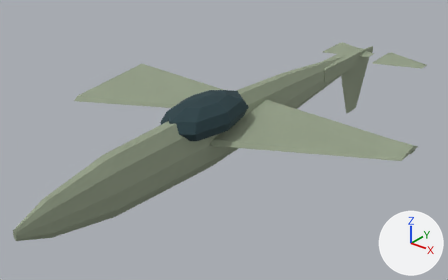
Two versions of the glTF model game/assets/units/f16v.glb, one commit apart.
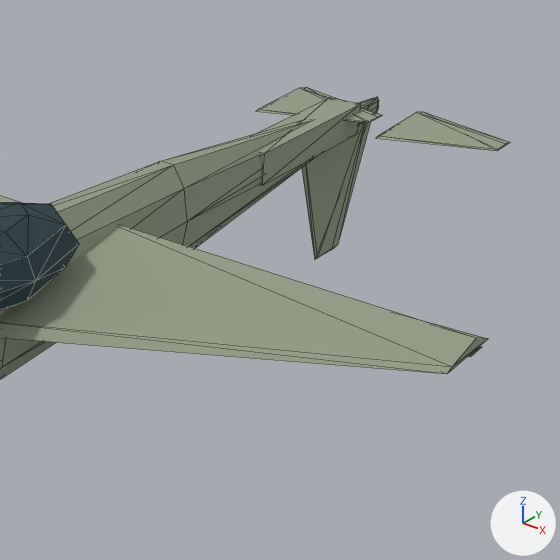
Each version appears first whole from a 50 mm camera at (9.39, -12.8, 8.63) aimed at (-0.44, -0.52, 1.02), and next in a close-up on the part from 48% to 100% of the width and 2% to 85% of the height. Every picture has the same lights, and +X, +Y and +Z are marked at lower right. The first two pictures are the older version. The close-ups show mesh edges as thin lines. Where no turn or scale is listed for an object, it has been applied to the vertices.

Before the edit, the objects in view are built like this:
```python
me_elevator_l = bpy.data.meshes.new('Elevator_L')
me_elevator_l.from_pydata(...)  # 8 vertices, 12 faces; spans x 0.0..1.51, y -0.75..0.75, z 0.0..0.05
me_elevator_l.materials.append(mat_camo)  # grey #939e86
me_elevator_r = bpy.data.meshes.new('Elevator_R')
me_elevator_r.from_pydata(...)  # 8 vertices, 12 faces; spans x 0.0..1.51, y -0.75..0.75, z 0.0..0.05
me_elevator_r.materials.append(mat_camo)  # grey #939e86
me_rudder = bpy.data.meshes.new('Rudder')
me_rudder.from_pydata(...)  # 8 vertices, 12 faces; spans x 0.0..0.05, y -1.2..1.2, z -2.1..0.0
me_rudder.materials.append(mat_camo)  # grey #939e86
me_wing_r = bpy.data.meshes.new('Wing_R')
me_wing_r.from_pydata(...)  # 8 vertices, 12 faces; spans x 0.0..4.54, y -1.65..1.7, z 0.0..0.4
me_wing_r.materials.append(mat_camo)  # grey #939e86
ob_elevator_l = bpy.data.objects.new('Elevator_L', me_elevator_l)
ob_elevator_l.location = (-0.94, 6.31, 1.95)
ob_elevator_r = bpy.data.objects.new('Elevator_R', me_elevator_r)
ob_elevator_r.location = (0.94, 6.31, 1.95)
ob_rudder = bpy.data.objects.new('Rudder', me_rudder)
ob_rudder.location = (0.0, 6.31, 1.85)
ob_wing_r = bpy.data.objects.new('Wing_R', me_wing_r)
ob_wing_r.location = (0.0, -0.75, 1.75)
# also in view: 'Cockpit' at (0.0, -1.8, 2.35); 'TailBoom' at (0.0, 5.11, 1.85); 'Fuselage' at (0.0, 0.0, 1.75)
```
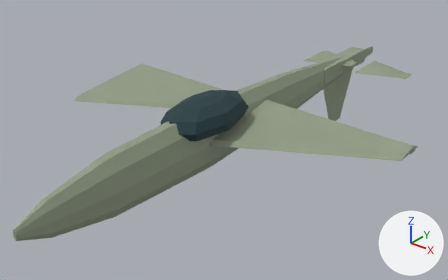
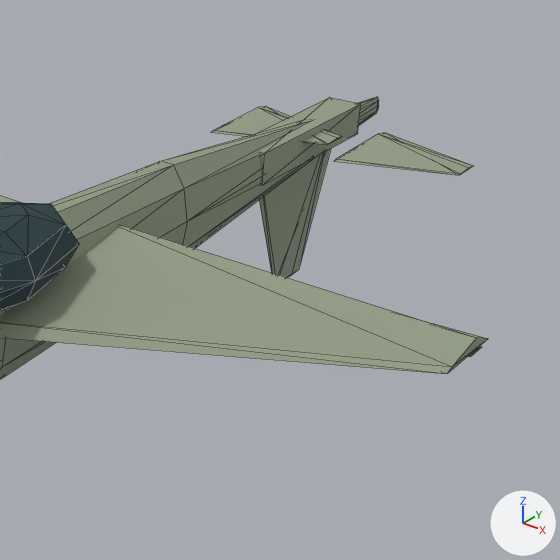
The edits, one by one:
Object 'Elevator_L' (ob_elevator_l) moves from (-0.94, 6.31, 1.95) to (-0.94, 5.11, 1.95).
Object 'Elevator_R' (ob_elevator_r) moves from (0.94, 6.31, 1.95) to (0.94, 5.11, 1.95).
Object 'Rudder' (ob_rudder) moves from (0.0, 6.31, 1.85) to (0.0, 5.11, 1.85).

Location of each change, (x1, y1, x2, y2) in pixels of the close-ups (560 x 560 px):
'Rudder', moved: before (302, 104, 371, 260); after (259, 149, 331, 278)
'Elevator_R', moved: before (376, 112, 510, 151); after (335, 133, 473, 175)
'Elevator_L', moved: before (257, 87, 382, 123); after (212, 106, 343, 145)
